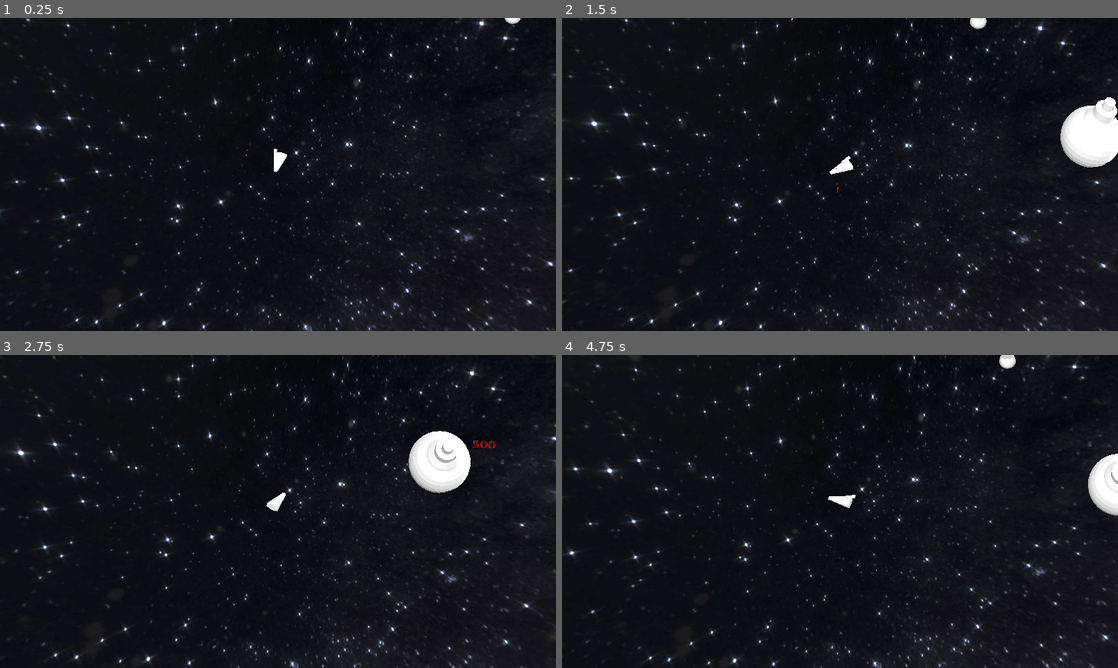
Above: before the commit, frames 1-4 (two rows, left to right).
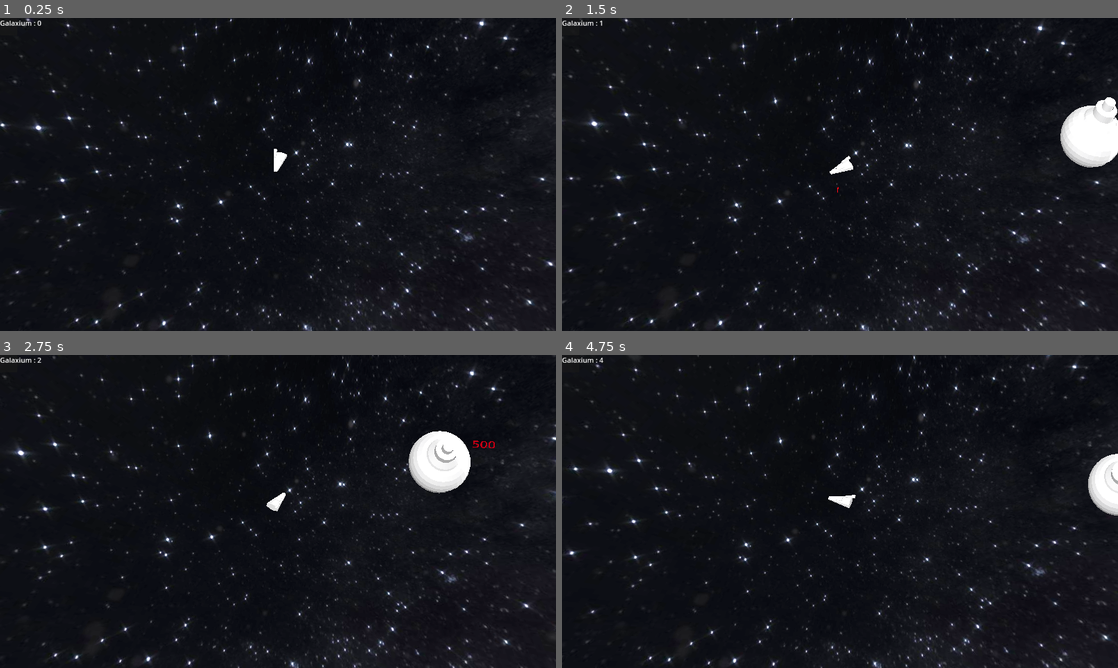
Above: after the commit, the same moments.

Repository: Aysao/ProjectSpaceTD
Game: Godot game, scene res://Scene/main.tscn
Same seed, same stepped clock (60 frames per second), same inputs: the game is played once before the commit and once after it. The engine's default icon, where the game draws it, is replaced by a stand-in: a white triangle on a blue panel in a dark square.
Inputs (mouse positions are in pixels of both pictures, inside the frame that each line leads up to):
- Up to frame 1 (0.25 s): no input
- Up to frame 2 (1.5 s): move the mouse to (962, 158) at 0.52 s; hold D (move_right) 0.53-1.28 s; hold Shift (Shift) 0.53-1.28 s; move the mouse to (728, 190) at 1.27 s; hold S (move_back) from 1.28 s (still down); click (728, 190) at 1.35 s
- Up to frame 3 (2.75 s): move the mouse to (333, 442) at 2.02 s; release S (move_back) at 2.03 s; hold D (move_right) from 2.03 s (still down); hold Shift (Shift) from 2.03 s (still down)
- Up to frame 4 (4.75 s): move the mouse to (812, 574) at 2.77 s; release D (move_right) at 2.78 s; release Shift (Shift) at 2.78 s; hold W (move_forward) 2.78-3.53 s; click (812, 574) at 2.85 s; move the mouse to (1006, 558) at 3.52 s; hold Shift (Shift) 3.53-4.28 s; hold A (move_left) from 3.53 s (still down); tap E (open_Menu, bound only after the commit) at 4.15 s; move the mouse to (673, 464) at 4.27 s; click (673, 464) at 4.35 s

The runs differ from the first frame. In frame 1, 0.1% of the frame differs, in the area x 0-94%, y 0-3%; in frame 2, 0.2%; in frame 3, less than 0.1%; in frame 4, 0.2%, in the area x 0-82%, y 0-5%.

Commit message:
Refacto / add build menu

Diff:
--- a/Scene/Prisme.tscn
+++ b/Scene/Deployer.tscn
@@ -34,13 +34,16 @@
 [sub_resource type="BoxShape3D" id="BoxShape3D_wfrq2"]
 size = Vector3(2.0402832, 9.123062, 2.0112305)
 
+[sub_resource type="CylinderShape3D" id="CylinderShape3D_anu87"]
+
 [node name="Node3D" type="CharacterBody3D" groups=["prism", "shootable"]]
 collision_layer = 2
-script = ExtResource("1_h73t2")
+script = ExtResource("1_w25vu")
+buildZoneSize = 25.0
 
 [node name="Node3D" type="Node3D" parent="."]
 
-[node name="Prism" parent="Node3D" instance=ExtResource("1_wfrq2")]
+[node name="Prism" parent="Node3D" instance=ExtResource("2_53x54")]
 
 [node name="AnimationPlayer" type="AnimationPlayer" parent="."]
 libraries = {
@@ -56,3 +59,8 @@
 transform = Transform3D(1, 0, 0, 0, 1, 0, 0, 0, 1, 2.9790907, 5.4061203, 0)
 modulate = Color(0.76478493, 0, 0.09754681, 1)
 font_size = 651
+
+[node name="Area3D" type="Area3D" parent="."]
+
+[node name="BuildZone" type="CollisionShape3D" parent="Area3D"]
+shape = SubResource("CylinderShape3D_anu87")
--- a/Scene/main.tscn
+++ b/Scene/main.tscn
@@ -6,7 +6,6 @@
 [ext_resource type="Script" uid="uid://b1sspf63dnhsb" path="res://Script/camera_3d.gd" id="2_272bh"]
 [ext_resource type="PackedScene" uid="uid://bg7fpml8rgkfa" path="res://Scene/ennemie.tscn" id="3_h2yge"]
 [ext_resource type="Texture2D" uid="uid://c26uayk3wux2m" path="res://Asset/Texture/paysage-de-nuit-de-galaxie.jpg" id="5_7mycd"]
-[ext_resource type="PackedScene" uid="uid://ctucn284ccvn3" path="res://Scene/Prisme.tscn" id="5_lquwl"]
 
 [sub_resource type="PanoramaSkyMaterial" id="PanoramaSkyMaterial_lquwl"]
 panorama = ExtResource("5_7mycd")
@@ -29,7 +28,24 @@
 [node name="Main" type="Node"]
 script = ExtResource("1_7mycd")
 
-[node name="DirectionalLight3D" type="DirectionalLight3D" parent="."]
+[node name="Enemies" type="Node3D" parent="."]
+
+[node name="Ennemie" parent="Enemies" instance=ExtResource("3_h2yge")]
+transform = Transform3D(-4.371139e-08, 0, -1, 0, 1, 0, 1, 0, -4.371139e-08, -143.90305, -0.6046847, -185.6672)
+
+[node name="Players" type="Node3D" parent="."]
+
+[node name="Player" parent="Players" node_paths=PackedStringArray("camera") groups=["Player"] instance=ExtResource("1_gmi5p")]
+transform = Transform3D(1, 0, 0, 0, 1, 0, 0, 0, 1, -79.993126, 0.053985596, 0)
+camera = NodePath("../../WorldParameters/Marker3D/Camera3D")
+
+[node name="PlayerItems" type="Node3D" parent="."]
+
+[node name="Source" parent="PlayerItems" instance=ExtResource("2_5vw27")]
+
+[node name="WorldParameters" type="Node3D" parent="."]
+
+[node name="DirectionalLight3D" type="DirectionalLight3D" parent="WorldParameters"]
 transform = Transform3D(1, 0, 0, 0, 0.5720599, 0.8202118, 0, -0.8202118, 0.5720599, 0, 153.43005, 126.26234)
 light_energy = 1.212
 light_indirect_energy = 1.502
@@ -37,40 +53,26 @@
 light_angular_distance = 5.4
 light_specular = 9.092
 
-[node name="Marker3D" type="Marker3D" parent="."]
+[node name="Marker3D" type="Marker3D" parent="WorldParameters"]
 transform = Transform3D(1, 0, 0, 0, 0.528438, 0.848972, 0, -0.848972, 0.528438, 0, 0, 0)
 
-[node name="Camera3D" type="Camera3D" parent="Marker3D" node_paths=PackedStringArray("target")]
+[node name="Camera3D" type="Camera3D" parent="WorldParameters/Marker3D" node_paths=PackedStringArray("target")]
 transform = Transform3D(1, 0, 0, 0, 1, 0, 0, 0, 1, -76.94745, -2.0370717, 117.17779)
 projection = 1
 size = 73.03981
 script = ExtResource("2_272bh")
-target = NodePath("../../Player")
+target = NodePath("../../../Players/Player")
 offset = Vector3(0, 100.09, 100.01)
 
-[node name="Ennemie" parent="." instance=ExtResource("3_h2yge")]
-transform = Transform3D(-4.371139e-08, 0, -1, 0, 1, 0, 1, 0, -4.371139e-08, -61.459408, -0.6046847, -60.278267)
-
-[node name="Node3D" parent="." instance=ExtResource("5_lquwl")]
-transform = Transform3D(1, 0, 0, 0, 1, 0, 0, 0, 1, -25.187262, 0, -48.226334)
-
-[node name="Node3D2" parent="." instance=ExtResource("5_lquwl")]
-transform = Transform3D(1, 0, 0, 0, 1, 0, 0, 0, 1, 38.28357, 0, -52.746365)
-
-[node name="Source" parent="." instance=ExtResource("2_5vw27")]
-
-[node name="Player" parent="." node_paths=PackedStringArray("camera") instance=ExtResource("1_gmi5p")]
-transform = Transform3D(1, 0, 0, 0, 1, 0, 0, 0, 1, -79.993126, 0.053985596, 0)
-camera = NodePath("../Marker3D/Camera3D")
-
-[node name="WorldEnvironment" type="WorldEnvironment" parent="."]
+[node name="WorldEnvironment" type="WorldEnvironment" parent="WorldParameters"]
 environment = SubResource("Environment_272bh")
 
-[node name="Node3D3" parent="." instance=ExtResource("5_lquwl")]
-transform = Transform3D(1, 0, 0, 0, 1, 0, 0, 0, 1, -295.59604, 0, -15.753422)
-
-[node name="StaticBody3D" type="StaticBody3D" parent="."]
+[node name="GamePlace" type="StaticBody3D" parent="WorldParameters"]
 collision_layer = 128
 
-[node name="CollisionShape3D" type="CollisionShape3D" parent="StaticBody3D"]
+[node name="GamPlaceCollision" type="CollisionShape3D" parent="WorldParameters/GamePlace"]
 shape = SubResource("ConcavePolygonShape3D_272bh")
+
+[connection signal="spawnRequest" from="Players/Player" to="." method="_on_player_spawn_request"]
+[connection signal="build_area_entered" from="PlayerItems/Source" to="Players/Player" method="_on_source_build_area_entered"]
+[connection signal="build_area_exited" from="PlayerItems/Source" to="Players/Player" method="_on_source_build_area_exited"]
--- a/Scene/player.tscn
+++ b/Scene/player.tscn
@@ -1,7 +1,8 @@
-[gd_scene load_steps=4 format=3 uid="uid://cqjmnpqdqfvxy"]
+[gd_scene load_steps=5 format=3 uid="uid://cqjmnpqdqfvxy"]
 
 [ext_resource type="PackedScene" uid="uid://d24htv86ol0xs" path="res://Asset/Entity/TestPlayer.glb" id="1_fuci7"]
 [ext_resource type="Script" uid="uid://bomiqt20m72e6" path="res://Script/player.gd" id="1_onrkg"]
+[ext_resource type="Texture2D" uid="uid://3rr2gmhaaodd" path="res://icon.svg" id="3_xa75v"]
 
 [sub_resource type="BoxShape3D" id="BoxShape3D_wg23x"]
 size = Vector3(3.3803976, 1.8498886, 5.4296083)
@@ -14,9 +15,33 @@
 
 [node name="TestPlayer" parent="Pivot" instance=ExtResource("1_fuci7")]
 
-[node name="CollisionShape3D" type="CollisionShape3D" parent="."]
+[node name="CollisionShape3D" type="CollisionShape3D" parent="." groups=["Player"]]
 transform = Transform3D(1, 0, 0, 0, 1, 0, 0, 0, 1, 0.02821827, 0.155026, 0.351616)
 shape = SubResource("BoxShape3D_wg23x")
 
 [node name="posBullet" type="Node3D" parent="."]
 transform = Transform3D(1, 0, 0, 0, 1, 0, 0, 0, 1, 0, 0, -2.854255)
+
+[node name="GalaxiumTurretList" type="ItemList" parent="."]
+offset_left = 95.0
+offset_top = 71.0
+offset_right = 272.0
+offset_bottom = 120.0
+max_text_lines = 5
+auto_width = true
+auto_height = true
+item_count = 1
+icon_scale = 0.5
+item_0/text = "Deployer"
+item_0/icon = ExtResource("3_xa75v")
+
+[node name="Panel" type="Panel" parent="."]
+offset_right = 40.0
+offset_bottom = 40.0
+
+[node name="RessourceDisplay" type="Label" parent="Panel"]
+layout_mode = 0
+offset_right = 40.0
+offset_bottom = 23.0
+
+[connection signal="item_clicked" from="GalaxiumTurretList" to="." method="_on_galaxium_turret_list_item_clicked"]
--- a/Scene/source.tscn
+++ b/Scene/source.tscn
@@ -1,7 +1,11 @@
-[gd_scene load_steps=7 format=3 uid="uid://cudp3iw0yijm0"]
+[gd_scene load_steps=8 format=3 uid="uid://cudp3iw0yijm0"]
 
 [ext_resource type="Script" uid="uid://nbvbwhudnc0g" path="res://Script/prisme.gd" id="1_6t2v2"]
 [ext_resource type="PackedScene" uid="uid://dbibq3p3b3j0t" path="res://Asset/Entity/Source.glb" id="1_m0mqx"]
+
+[sub_resource type="CylinderShape3D" id="CylinderShape3D_vvp8f"]
+height = 6.3720703
+radius = 30.0
 
 [sub_resource type="SphereShape3D" id="SphereShape3D_6t2v2"]
 radius = 7.297611
@@ -45,6 +49,12 @@
 script = ExtResource("1_6t2v2")
 HIT_POINT = 500.0
 
+[node name="Area3D" type="Area3D" parent="."]
+
+[node name="BuildZone" type="CollisionShape3D" parent="Area3D"]
+transform = Transform3D(1, 0, 0, 0, 1, 0, 0, 0, 1, 0, 2.1860352, 0)
+shape = SubResource("CylinderShape3D_vvp8f")
+
 [node name="Node3D" type="Node3D" parent="."]
 
 [node name="Source" parent="Node3D" instance=ExtResource("1_m0mqx")]
@@ -63,3 +73,6 @@
 transform = Transform3D(1, 0, 0, 0, 1, 0, 0, 0, 1, 11.059146, 9.836456, 0)
 modulate = Color(0.76478493, 0, 0.09754681, 1)
 font_size = 651
+
+[connection signal="body_entered" from="Area3D" to="." method="_on_area_3d_body_entered"]
+[connection signal="body_exited" from="Area3D" to="." method="_on_area_3d_body_exited"]
--- a/Script/ennemie.gd
+++ b/Script/ennemie.gd
@@ -64,6 +64,9 @@
 				closest_prism = prism
 	return closest_prism
 
+func set_Target():
+	target = get_Target()
+
 func take_damage(damage: int) -> void:
 	HIT_POINT -= damage
 	#$Label3D.text = String.num_scientific(HIT_POINT)
--- a/Script/main.gd
+++ b/Script/main.gd
@@ -1,5 +1,13 @@
 extends Node
 
+@onready var player = $Players/Player
+@onready var playerItems = $PlayerItems
+
+#signal
+signal createUpdate
+
+#preload Scene
+var deployer = preload("res://Scene/Deployer.tscn")
 # Called when the node enters the scene tree for the first time.
 func _ready() -> void:
 	pass
@@ -7,4 +15,18 @@
 
 # Called every frame. 'delta' is the elapsed time since the previous frame.
 func _process(delta: float) -> void:
+
 	pass
+
+
+func _on_player_spawn_request(obj_instance: Variant) -> void:
+	var spawn_pos = player.get_global_position() + Vector3(0,0,5)
+	obj_instance.global_transform.origin = spawn_pos
+
+	playerItems.add_child(obj_instance)
+
+	# Met à jour tous les ennemis
+	var enemies = get_tree().get_nodes_in_group("enemies")
+	for enemy in enemies:
+		enemy.set_Target()
+	pass # Replace with function body.
--- a/Script/player.gd
+++ b/Script/player.gd
@@ -21,12 +21,32 @@
 var bullet = load("res://Scene/bullet.tscn")
 @onready var pos = $posBullet
 
+#Interace
+@onready var itemList = $GalaxiumTurretList
+@onready var ressourceDisplay = $Panel/RessourceDisplay
+var inBuildArea = false
+
+# Ressource
+@export var galaxium_max = 100.0
+@export var current_galaxium = 0.0
+@export var galaxium_rate = 1.0
+@export var galaxium_bonus_rate = 1.0
+@export var galaxium_timerate = 1.0
+var cooldown_galaxium = 1.0
+
+#Signal
+signal spawnRequest(obj_instance)
+
 # Get the gravity from the project settings to be synced with RigidBody nodes.
 var gravity = ProjectSettings.get_setting("physics/3d/default_gravity")
 
+func _ready() -> void:
+	ressources_update_display()
+	itemList.hide()
+	pass # Replace with function body.
+
 
 func _physics_process(_delta):
-
 	# Get the input direction and handle the movement/deceleration.
 	# As good practice, you should replace UI actions with custom gameplay actions.
 	var input_dir = Vector2(
@@ -34,6 +54,8 @@
 		Input.get_action_strength("move_back") - Input.get_action_strength("move_forward")
 	)
 	var direction = Vector3(input_dir.x, 0, input_dir.y).normalized()
+
+
 	var actual_speed = SPEED
 	if Input.is_action_pressed("Shift"):
 		actual_speed = SPEED * speedboost
@@ -45,6 +67,11 @@
 		velocity.z = move_toward(velocity.z, 0, SPEED)
 
 	move_and_slide()
+
+	ressources_update(_delta)
+
+	if inBuildArea && Input.is_action_just_pressed("open_Menu"):
+		itemList.visible = !itemList.visible
 
 	if Input.is_action_pressed("Shoot"):
 		if fire_cooldown > 0.0:
@@ -91,3 +118,38 @@
 	else:
 		# Si pas d'intersection (rare), on renvoie un point devant le joueur
 		return global_position + -global_transform.basis.z * 10
+
+func _on_source_build_area_entered() -> void:
+	inBuildArea = true
+	pass # Replace with function body.
+
+
+func _on_source_build_area_exited() -> void:
+	inBuildArea = false
+	itemList.hide()
+	pass # Replace with function body.
+
+func _on_galaxium_turret_list_item_clicked(index: int, at_position: Vector2, mouse_button_index: int) -> void:
+	var itemName = itemList.get_item_text(index)
+	var scene_path = "res://Scene/%s.tscn" % itemName
+	var obj_scene = load(scene_path)
+	var obj_instance = obj_scene.instantiate()
+	print(obj_instance.galaxium_price)
+	if(obj_instance.galaxium_price <= current_galaxium):
+		current_galaxium -= obj_instance.galaxium_price
+		ressources_update_display()
+		emit_signal("spawnRequest", obj_instance)
+	else:
+		obj_instance.queue_free()
+	pass # Replace with function body.
+
+func ressources_update(_delta):
+	cooldown_galaxium -= _delta
+	if cooldown_galaxium <= 0.0:
+		cooldown_galaxium = galaxium_timerate
+		if current_galaxium < galaxium_max:
+			current_galaxium += galaxium_rate * galaxium_bonus_rate
+			ressources_update_display()
+
+func ressources_update_display():
+	ressourceDisplay.text = "Galaxium : %d" % int(current_galaxium)
--- a/Script/prisme.gd
+++ b/Script/prisme.gd
@@ -4,9 +4,20 @@
 @export var HIT_POINT = 100.0;
 @export var type := "Source" # "little", "Source"
 @export var bullet_layer = 2;
+@export var buildZoneSize = 50.0
+@export var galaxium_price = 10.0
+@onready var buildZone = $Area3D/BuildZone
+
+
+signal build_area_entered
+signal build_area_exited
 
 # Called when the node enters the scene tree for the first time.
 func _ready() -> void:
+	if buildZone.shape == null:
+		buildZone.shape = CylinderShape3D.new()
+	if(buildZone.shape is CylinderShape3D):
+		buildZone.shape.radius = buildZoneSize
 	$Label3D.text = String.num_scientific(HIT_POINT)
 	pass # Replace with function body.
 
@@ -20,3 +31,16 @@
 	$Label3D.text = String.num_scientific(HIT_POINT)
 	if HIT_POINT <= 0:
 		queue_free()
+
+
+func _on_area_3d_body_entered(body: Node3D) -> void:
+	print(body)
+	if(body.is_in_group("Player")):
+		emit_signal("build_area_entered")
+	pass # Replace with function body.
+
+
+func _on_area_3d_body_exited(body: Node3D) -> void:
+	if(body.is_in_group("Player")):
+		emit_signal("build_area_exited")
+	pass # Replace with function body.
--- a/project.godot
+++ b/project.godot
@@ -25,6 +25,7 @@
 prism=""
 enemies=""
 shootable=""
+Player="Group of players"
 
 [input]
 
@@ -58,6 +59,11 @@
 "events": [Object(InputEventMouseButton,"resource_local_to_scene":false,"resource_name":"","device":-1,"window_id":0,"a …(258 unchanged characters)…
 ]
 }
+open_Menu={
+"deadzone": 0.2,
+"events": [Object(InputEventKey,"resource_local_to_scene":false,"resource_name":"","device":-1,"window_id":0,"alt_pressed":false,"shift_pressed":false,"ctrl_pressed":false,"meta_pressed":false,"pressed":false,"keycode":0,"physical_keycode":69,"key_label":0,"unicode":101,"location":0,"echo":false,"script":null)
+]
+}
 
 [rendering]
 
Not shown: 1 places in Scene/Deployer.tscn that only renumber resources
Not shown: 1 places in Scene/main.tscn that only renumber resources
